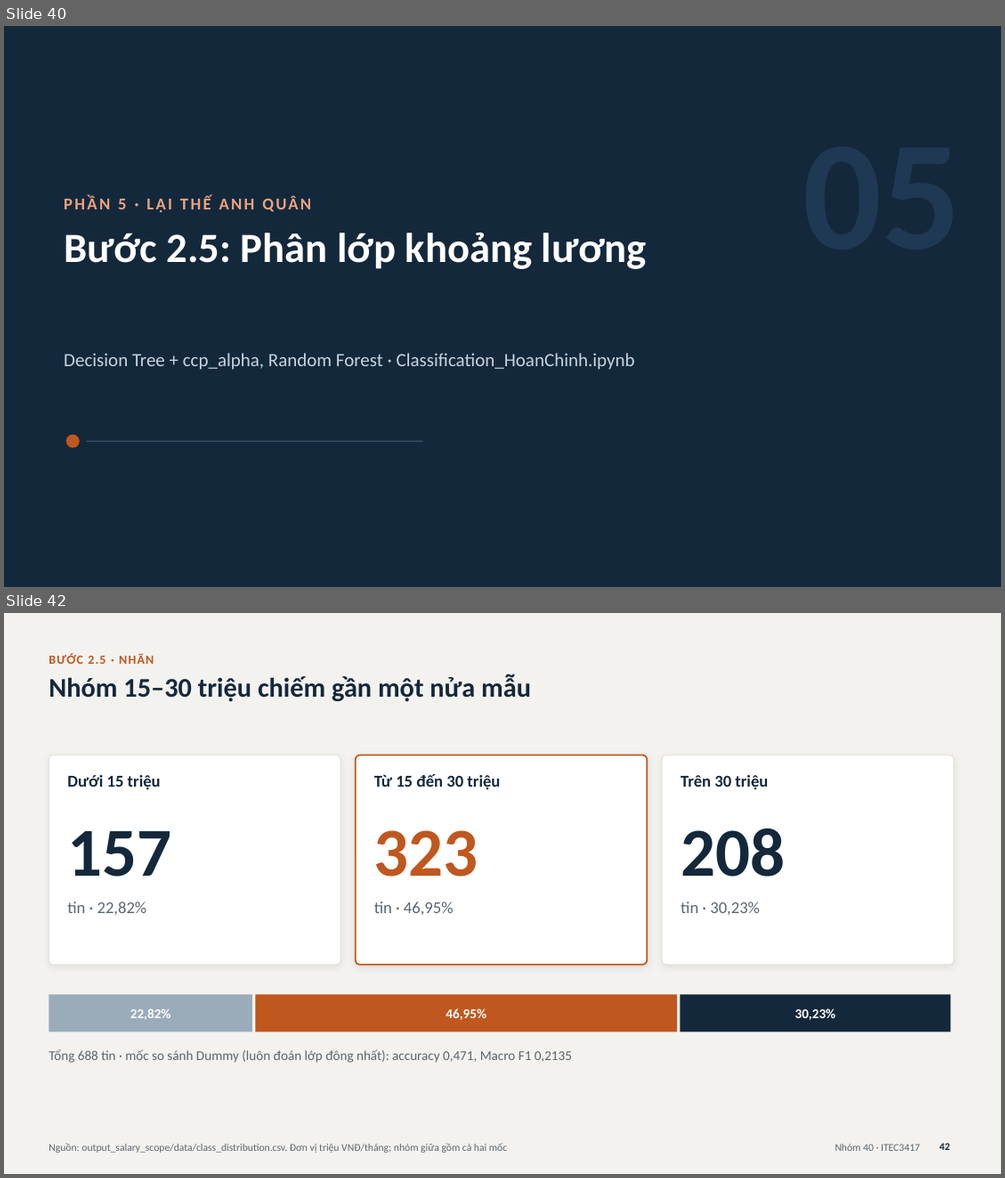
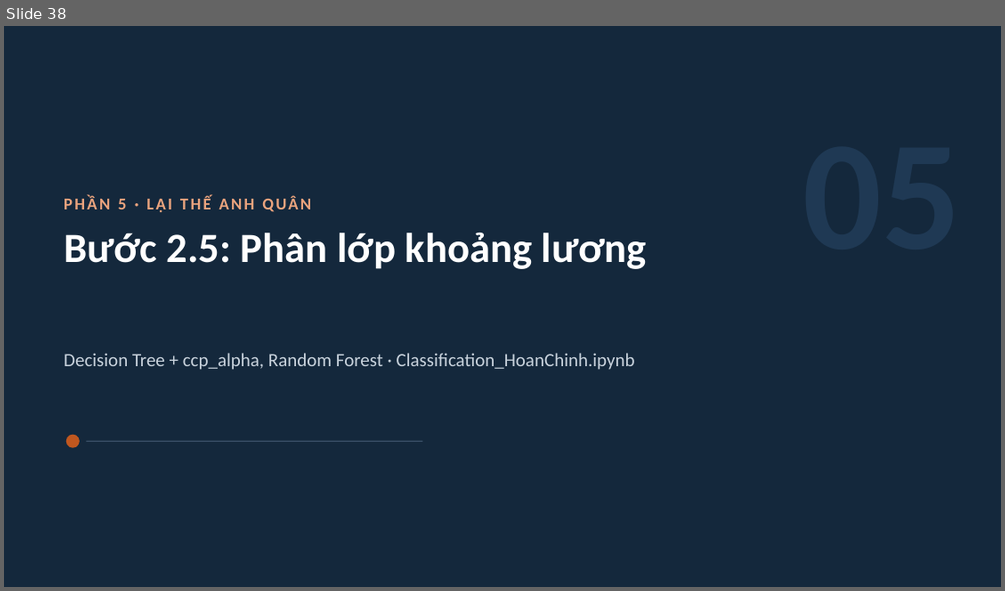
Before and after one commit to Tuan-Nguyen-176/vietnam-it-job-market-analysis, a slide deck: slide thuyet trinh/Nhom40_SlideThuyetTrinh.pptx. Shown one above the other, each under a label of ours: slides 40 and 42 before the commit, slide 38 after it; the slides between them are not shown. The pictures are 1005x1178 and 1005x591 pixels, drawn with LibreOffice and Linux fonts; fonts in the diff are those of the drawing. Boxes give left, top, right and bottom in pixels: in the first picture for what was removed or moved away, otherwise in the second. Text is boxed around its words. In the diff, an @@ line names an element or a change of style, - is before the commit and + after.

```diff
--- a/slide thuyet trinh/Nhom40_SlideThuyetTrinh.pptx
+++ b/slide thuyet trinh/Nhom40_SlideThuyetTrinh.pptx
@@ slide 42 removed at (x1=4, y1=613, x2=1001, y2=1174), background #F3F2EE @@
@@ text removed at (x1=48, y1=653, x2=154, y2=664) @@
-BƯỚC 2.5 · NHÃN
@@ title removed at (x1=48, y1=674, x2=531, y2=702) @@
-Nhóm 15–30 triệu chiếm gần một nửa mẫu
@@ rounded rectangle removed at (x1=48, y1=755, x2=340, y2=965) @@
@@ rounded rectangle removed at (x1=356, y1=755, x2=647, y2=965) @@
@@ rounded rectangle removed at (x1=662, y1=755, x2=954, y2=965) @@
@@ text removed at (x1=67, y1=775, x2=161, y2=790) @@
-Dưới 15 triệu
@@ text removed at (x1=374, y1=774, x2=500, y2=790) @@
-Từ 15 đến 30 triệu
@@ text removed at (x1=680, y1=775, x2=768, y2=790) @@
-Trên 30 triệu
@@ text removed at (x1=67, y1=831, x2=171, y2=876) @@
-157
@@ text removed at (x1=374, y1=830, x2=478, y2=876) @@
-323
@@ text removed at (x1=680, y1=828, x2=785, y2=876) @@
-208
@@ text removed at (x1=67, y1=901, x2=147, y2=915) @@
-tin · 22,82%
@@ text removed at (x1=374, y1=901, x2=453, y2=915) @@
-tin · 46,95%
@@ text removed at (x1=680, y1=901, x2=760, y2=915) @@
-tin · 30,23%
@@ rectangle removed at (x1=48, y1=995, x2=252, y2=1032) @@
@@ text removed at (x1=130, y1=1008, x2=171, y2=1020) @@
-22,82%
@@ rectangle removed at (x1=255, y1=995, x2=677, y2=1032) @@
@@ text removed at (x1=445, y1=1008, x2=486, y2=1020) @@
-46,95%
@@ rectangle removed at (x1=680, y1=995, x2=951, y2=1032) @@
@@ text removed at (x1=795, y1=1008, x2=836, y2=1020) @@
-30,23%
@@ text removed at (x1=48, y1=1049, x2=572, y2=1062) @@
-Tổng 688 tin · mốc so sánh Dummy (luôn đoán lớp đông nhất): accuracy 0,471, Macro F1 0,2135
@@ text removed at (x1=48, y1=1143, x2=507, y2=1152) @@
-Nguồn: output_salary_scope/data/class_distribution.csv. Đơn vị triệu VNĐ/tháng; nhóm giữa gồm cả hai mốc
@@ text removed at (x1=835, y1=1143, x2=920, y2=1151) @@
-Nhóm 40 · ITEC3417
@@ page number removed at (x1=939, y1=1143, x2=950, y2=1150) @@
-42
@@ what was slide 40 is now slide 38 @@
```
Also in this commit, not shown: 15 slides changed, 3 other slides removed, 1 other file.
